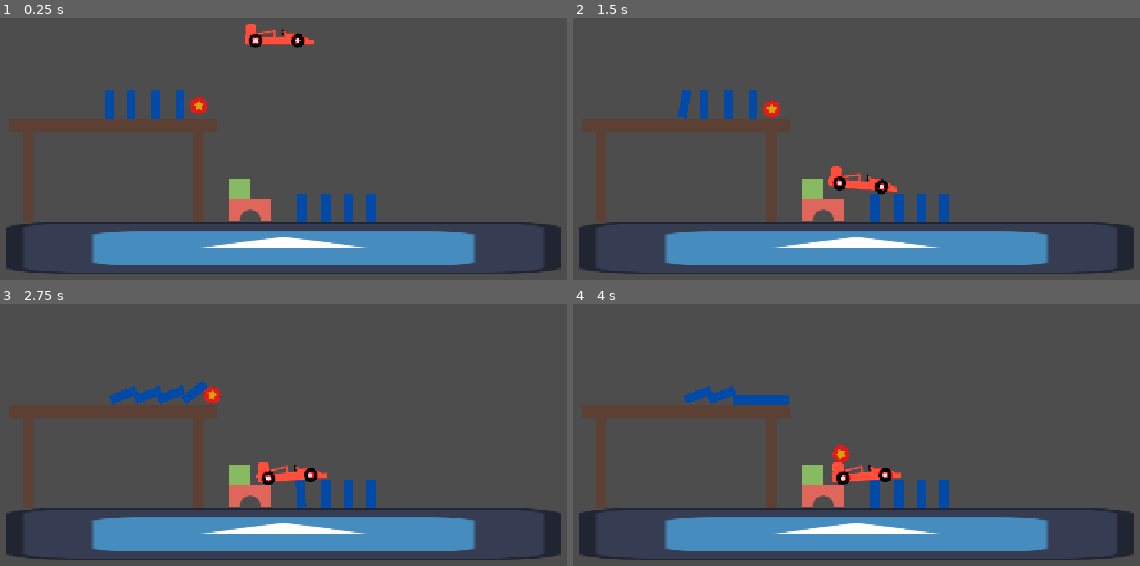
Above: before the commit, frames 1-4 (two rows, left to right).
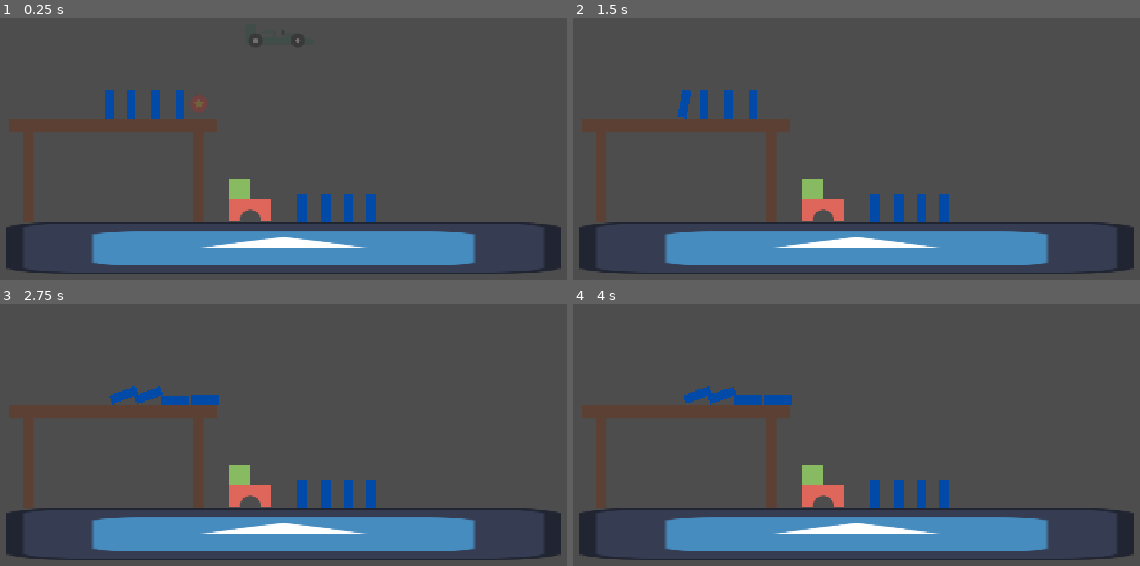
Above: after the commit, the same moments.

Repository: TimTich/toymino
Game: Godot game, scene res://scenes/level1.tscn
The game is run twice, just before and just after one commit, with the same random seed, the same clock (stepped at 60 frames per second) and the same inputs. The engine's default icon, where the game draws it, is replaced by a stand-in: a white triangle on a blue panel in a dark square.
Inputs (mouse positions are in pixels of both pictures, inside the frame that each line leads up to):
- Up to frame 1 (0.25 s): no input
- Up to frame 2 (1.5 s): tap Enter at 0.5 s; move the mouse to (822, 31) at 0.52 s; hold Space (start) 0.53-1.28 s; click (822, 31) at 0.8 s; move the mouse to (697, 83) at 1.27 s; click (697, 83) at 1.35 s
- Up to frame 3 (2.75 s): tap Space (start) at 1.55 s; move the mouse to (outside the picture) at 2.02 s; hold Space (start) from 2.03 s (still down); click (outside the picture) at 2.3 s
- Up to frame 4 (4 s): move the mouse to (816, 437) at 2.77 s; release Space (start) at 2.78 s; click (816, 437) at 2.85 s; tap Space (start) at 3.05 s; move the mouse to (1100, 416) at 3.52 s; hold Space (start) from 3.53 s (still down); click (1100, 416) at 3.8 s

The runs differ from the first frame. In frame 1, 0.8% of the frame differs, in the area x 33-56%, y 2-37%; in frame 2, 0.8%; in frame 3, 1.3%, in the area x 19-58%, y 29-78%; in frame 4, 0.9%.

Commit message:
Seperated concerns a little bit

Diff:
--- a/project.godot
+++ b/project.godot
@@ -27,6 +27,11 @@
 "events": [Object(InputEventKey,"resource_local_to_scene":false,"resource_name":"","device":-1,"window_id":0,"alt_press …(191 unchanged characters)…
 ]
 }
+select={
+"deadzone": 0.2,
+"events": [Object(InputEventMouseButton,"resource_local_to_scene":false,"resource_name":"","device":-1,"window_id":0,"alt_pressed":false,"shift_pressed":false,"ctrl_pressed":false,"meta_pressed":false,"button_mask":1,"position":Vector2(188, 13),"global_position":Vector2(197, 61),"factor":1.0,"button_index":1,"canceled":false,"pressed":true,"double_click":false,"script":null)
+]
+}
 
 [layer_names]
 
--- a/scenes/level1.tscn
+++ b/scenes/level1.tscn
@@ -52,6 +52,7 @@
 [node name="Ball" parent="Level1" unique_id=710849021 instance=ExtResource("5_d3jkd")]
 position = Vector2(452, 384)
 can_sleep = false
+freeze = true
 
 [node name="Domino5" parent="Level1" unique_id=246086847 instance=ExtResource("2_ejswk")]
 position = Vector2(600, 532)
--- /dev/null
+++ b/scenes/toys/ball/ball.gd
@@ -0,0 +1,8 @@
+class_name Ball
+extends Toy
+
+@export var rigidbody: RigidBody2D
+
+func enter_play() -> void:
+	super()
+	rigidbody.freeze = false
--- a/scenes/toys/ball/ball.tscn
+++ b/scenes/toys/ball/ball.tscn
@@ -1,6 +1,9 @@
 [gd_scene format=3 uid="uid://bj4mnvhospm4u"]
 
+[ext_resource type="Script" uid="uid://bs1q6rrjq0w60" path="res://scenes/toys/ball/ball.gd" id="1_eq1l8"]
 [ext_resource type="Texture2D" uid="uid://bahrmehw240qs" path="res://scenes/toys/ball/Bal.png" id="1_vb10y"]
+[ext_resource type="PackedScene" uid="uid://cgjr2ijplhlqk" path="res://scenes/util/grab_area/grab_area.tscn" id="2_wq72s"]
+[ext_resource type="PackedScene" uid="uid://dpslc32nt4ss5" path="res://scenes/util/placement_checker/placement_checker.tscn" id="4_6bc6i"]
 
 [sub_resource type="PhysicsMaterial" id="PhysicsMaterial_ovev1"]
 friction = 0.5
@@ -9,11 +12,44 @@
 [sub_resource type="CircleShape2D" id="CircleShape2D_1os0n"]
 radius = 13.0
 
-[node name="Ball" type="RigidBody2D" unique_id=710849021]
+[sub_resource type="CircleShape2D" id="CircleShape2D_bqc7i"]
+radius = 17.0
+
+[sub_resource type="CircleShape2D" id="CircleShape2D_8nlcp"]
+radius = 13.0
+
+[sub_resource type="CircleShape2D" id="CircleShape2D_lq3gy"]
+radius = 13.038404
+
+[node name="Ball" type="RigidBody2D" unique_id=710849021 node_paths=PackedStringArray("rigidbody")]
+collision_mask = 3
 physics_material_override = SubResource("PhysicsMaterial_ovev1")
+script = ExtResource("1_eq1l8")
+rigidbody = NodePath(".")
 
 [node name="Sprite2D" type="Sprite2D" parent="." unique_id=351957701]
 texture = ExtResource("1_vb10y")
 
 [node name="CollisionShape2D" type="CollisionShape2D" parent="." unique_id=849760672]
 shape = SubResource("CircleShape2D_1os0n")
+disabled = true
+
+[node name="GrabArea" parent="." unique_id=506054645 node_paths=PackedStringArray("target") instance=ExtResource("2_wq72s")]
+target = NodePath("..")
+
+[node name="CollisionShape2D" type="CollisionShape2D" parent="GrabArea" unique_id=1564107420]
+shape = SubResource("CircleShape2D_bqc7i")
+debug_color = Color(0.9906376, 0, 0.28160325, 0.41960785)
+
+[node name="PlacementChecker" parent="." unique_id=1327250746 instance=ExtResource("4_6bc6i")]
+collision_mask = 1
+isReverse = true
+
+[node name="CollisionShape2D" type="CollisionShape2D" parent="PlacementChecker" unique_id=1213843861]
+shape = SubResource("CircleShape2D_8nlcp")
+
+[node name="PlacementChecker2" parent="." unique_id=692995623 instance=ExtResource("4_6bc6i")]
+
+[node name="CollisionShape2D" type="CollisionShape2D" parent="PlacementChecker2" unique_id=1206909898]
+position = Vector2(0, 2)
+shape = SubResource("CircleShape2D_lq3gy")
--- a/scenes/toys/car/car.gd
+++ b/scenes/toys/car/car.gd
@@ -1,86 +1,23 @@
 class_name Car
-extends RigidBody2D
+extends Toy
 
 @export var speed := 100.00
 var isActivated := false
 
-var default_layer: int
-var default_mask: int
-var isInPlay := false
-var isHeld := false
+@export var rigidbody: RigidBody2D
 
-@export var colliders: Array[CollisionShape2D]
 @onready var detection_area: Area2D = %DetectionArea
-@export var placementCheckers: Array[PlacementChecker]
-var isLegal := false
-var gravity = ProjectSettings.get_setting("physics/2d/default_gravity")
 
-func _ready() -> void:
-	default_layer = collision_layer
-	default_mask = collision_mask
-	check_legality()
-	handle_legality()
-
-func enter_play():
-	isInPlay = true
-	for collider in colliders:
-		collider.disabled = false
-	detection_area.monitoring = false
-	freeze = false
+func enter_play() -> void:
+	super()
+	for checker in placementCheckers:
+		checker.monitoring = false
+	detection_area.monitoring = true
+	rigidbody.freeze = false
 
 func _physics_process(_delta: float) -> void:
-	if isHeld and Input.is_mouse_button_pressed(MOUSE_BUTTON_LEFT):
-		global_position = get_global_mouse_position()
-	else:
-		release_toy()
+	if isActivated:
+		rigidbody.apply_force(Vector2(speed, 0))
 
-	if isActivated:
-		apply_force(Vector2(speed, 0))
-
-func _on_detection_area_body_entered(body: Node2D) -> void:
-	if body is Domino:
-		print(str(body))
-		isActivated = true
-
-func release_toy() -> void:
-	isHeld = false
-	collision_layer = default_layer
-	collision_mask = default_mask
-
-func hold_toy() -> void:
-	isHeld = true
-	collision_layer = 0
-	collision_mask = 0
-
-func check_legality() -> void:
-	for placementChecker in placementCheckers:
-		if not placementChecker.isLegal:
-			isLegal = false
-			return
-	isLegal = true
-
-func handle_legality() -> void:
-	if isLegal:
-		self.modulate.r = 0
-	else:
-		self.modulate.r = 255
-
-func _on_placement_checker_state_changed() -> void:
-	if not isInPlay:
-		check_legality()
-		handle_legality()
-
-func _input(event: InputEvent) -> void:
-	if event.is_action_pressed("start"):
-		enter_play()
-	if event is InputEventMouseButton and not isInPlay:
-		if event.is_released():
-			check_legality()
-			handle_legality()
-
-
-func _input_event(_viewport: Viewport, event: InputEvent, _shape_idx: int) -> void:
-	if event is InputEventMouseButton:
-		if event.button_index == MOUSE_BUTTON_LEFT:
-			if event.pressed and not isInPlay:
-				hold_toy()
+func _on_detection_area_body_entered(_body: Node2D) -> void:
+	isActivated = true
--- a/scenes/toys/car/car.tscn
+++ b/scenes/toys/car/car.tscn
@@ -3,6 +3,7 @@
 [ext_resource type="Texture2D" uid="uid://l0vvtv2o5l0j" path="res://scenes/toys/car/Raceauto.png" id="1_osa16"]
 [ext_resource type="Script" uid="uid://77fq6e6fim8m" path="res://scenes/toys/car/car.gd" id="1_p4ltx"]
 [ext_resource type="PackedScene" uid="uid://dpslc32nt4ss5" path="res://scenes/util/placement_checker/placement_checker.tscn" id="3_pglbh"]
+[ext_resource type="PackedScene" uid="uid://cgjr2ijplhlqk" path="res://scenes/util/grab_area/grab_area.tscn" id="4_a78gx"]
 
 [sub_resource type="PhysicsMaterial" id="PhysicsMaterial_p4ltx"]
 friction = 0.0
@@ -27,17 +28,18 @@
 size = Vector2(20, 5)
 
 [sub_resource type="RectangleShape2D" id="RectangleShape2D_8nlcp"]
-size = Vector2(100, 30)
+size = Vector2(119, 39)
 
-[node name="Car" type="RigidBody2D" unique_id=1546457409 node_paths=PackedStringArray("colliders", "placementCheckers")]
+[sub_resource type="RectangleShape2D" id="RectangleShape2D_gloqp"]
+size = Vector2(108, 39)
+
+[node name="Car" type="RigidBody2D" unique_id=1546457409 node_paths=PackedStringArray("rigidbody")]
 collision_mask = 3
-input_pickable = true
 physics_material_override = SubResource("PhysicsMaterial_p4ltx")
 can_sleep = false
 freeze = true
 script = ExtResource("1_p4ltx")
-colliders = [NodePath("SpoilerCollider"), NodePath("BackTireCollider"), NodePath("FrontTireCollider"), NodePath("BodyCollider")]
-placementCheckers = [NodePath("LeftPlacementChecker"), NodePath("RightPlacementChecker"), NodePath("PlacementChecker")]
+rigidbody = NodePath(".")
 
 [node name="Sprite2D" type="Sprite2D" parent="." unique_id=926077010]
 texture = ExtResource("1_osa16")
@@ -45,22 +47,28 @@
 [node name="SpoilerCollider" type="CollisionShape2D" parent="." unique_id=269414400]
 position = Vector2(-40, -9)
 shape = SubResource("RectangleShape2D_1os0n")
+disabled = true
 
 [node name="BackTireCollider" type="CollisionShape2D" parent="." unique_id=1212192066]
 position = Vector2(-33, 6)
 shape = SubResource("CircleShape2D_1os0n")
+disabled = true
 
 [node name="FrontTireCollider" type="CollisionShape2D" parent="." unique_id=1045817574]
 position = Vector2(27, 6)
 shape = SubResource("CircleShape2D_1os0n")
+disabled = true
 
 [node name="BodyCollider" type="CollisionShape2D" parent="." unique_id=1275804152]
 position = Vector2(0, 5)
 shape = SubResource("RectangleShape2D_bqc7i")
+disabled = true
 
 [node name="DetectionArea" type="Area2D" parent="." unique_id=1226698287]
 unique_name_in_owner = true
 position = Vector2(-1, -6)
+collision_layer = 0
+collision_mask = 2
 input_pickable = false
 monitoring = false
 
@@ -86,9 +94,15 @@
 isReverse = true
 
 [node name="CollisionShape2D" type="CollisionShape2D" parent="PlacementChecker" unique_id=437414683]
-position = Vector2(0, -3)
+position = Vector2(-0.5, -7.5)
 shape = SubResource("RectangleShape2D_8nlcp")
 
+[node name="GrabArea" parent="." unique_id=506054645 node_paths=PackedStringArray("target") instance=ExtResource("4_a78gx")]
+target = NodePath("..")
+
+[node name="CollisionShape2D" type="CollisionShape2D" parent="GrabArea" unique_id=216259263]
+position = Vector2(1, -0.5)
+shape = SubResource("RectangleShape2D_gloqp")
+debug_color = Color(0.430468, 0, 0.106185265, 0.41960785)
+
 [connection signal="body_entered" from="DetectionArea" to="." method="_on_detection_area_body_entered"]
-[connection signal="stateChanged" from="LeftPlacementChecker" to="." method="_on_placement_checker_state_changed"]
-[connection signal="stateChanged" from="PlacementChecker" to="." method="_on_placement_checker_state_changed"]
--- /dev/null
+++ b/scenes/toys/car/grab_area.gd
@@ -0,0 +1,36 @@
+class_name GrabArea
+extends Area2D
+
+@export var target: Toy
+var default_layer: int
+var default_mask: int
+
+var isGrabbing := false
+
+func _ready() -> void:
+	target.entered_play.connect(disable)
+	default_layer = target.collision_layer
+	default_mask = target.collision_mask
+
+func disable() -> void:
+	self.call_deferred("queue_free")
+
+func _on_input_event(_viewport: Node, event: InputEvent, _shape_idx: int) -> void:
+	if event.is_action_pressed("select"):
+		grab()
+	if event.is_action_released("select"):
+		release()
+
+func _physics_process(_delta: float) -> void:
+	if isGrabbing:
+		target.global_position = get_global_mouse_position()
+
+func grab() -> void:
+	isGrabbing = true
+	target.collision_layer = 0
+	target.light_mask = 0
+
+func release() -> void:
+	isGrabbing = false
+	target.collision_layer = default_layer
+	target.collision_mask = collision_mask
--- a/scenes/toys/domino/domino.gd
+++ b/scenes/toys/domino/domino.gd
@@ -19,5 +19,4 @@
 func check_fall_state() -> void:
 	if abs(rotation_degrees) > fallThreshold:
 		isFallen = true
-		print_debug(str(self) + " has fallen.")
 		check_fall_state_timer.queue_free()
--- a/scenes/toys/domino/domino.tscn
+++ b/scenes/toys/domino/domino.tscn
@@ -11,6 +11,7 @@
 
 [node name="Domino" type="RigidBody2D" unique_id=1991590098]
 collision_layer = 3
+collision_mask = 7
 physics_material_override = SubResource("PhysicsMaterial_pay6r")
 can_sleep = false
 max_contacts_reported = 3
--- /dev/null
+++ b/scenes/toys/toy.gd
@@ -0,0 +1,49 @@
+class_name Toy
+extends PhysicsBody2D
+
+var placementCheckers: Array[PlacementChecker] = []
+
+var isInPlay := false
+signal entered_play
+
+var isLegal := false
+
+func _ready() -> void:
+	for child in get_children():
+		if child is PlacementChecker:
+			placementCheckers.append(child)
+			child.stateChanged.connect(_on_placement_checker_state_changed)
+	check_legality()
+	handle_legality()
+
+func enter_play() -> void:
+	isInPlay = true
+	for child in get_children():
+		if child is CollisionShape2D:
+			child.disabled = false
+	entered_play.emit()
+
+func _input(event: InputEvent) -> void:
+	if event.is_action("start"):
+		if isLegal:
+			enter_play()
+		else:
+			call_deferred("queue_free")
+
+func check_legality() -> void:
+	for placementChecker in placementCheckers:
+		if not placementChecker.isLegal:
+			isLegal = false
+			return
+	isLegal = true
+
+func handle_legality() -> void:
+	if isLegal:
+		self.modulate.a = 1
+	else:
+		self.modulate.a = .25
+
+func _on_placement_checker_state_changed() -> void:
+	if not isInPlay:
+		check_legality()
+		handle_legality()
--- /dev/null
+++ b/scenes/util/grab_area/grab_area.tscn
@@ -0,0 +1,8 @@
+[gd_scene format=3 uid="uid://cgjr2ijplhlqk"]
+
+[ext_resource type="Script" uid="uid://dsiccjwhyij3j" path="res://scenes/toys/car/grab_area.gd" id="1_wha2d"]
+
+[node name="GrabArea" type="Area2D" unique_id=506054645]
+script = ExtResource("1_wha2d")
+
+[connection signal="input_event" from="." to="." method="_on_input_event"]
--- a/scenes/util/placement_checker/placement_checker.gd
+++ b/scenes/util/placement_checker/placement_checker.gd
@@ -24,6 +24,4 @@
 	stateChanged.emit()
 
 func check_legality() -> void:
-	if isReverse:
-		print(containingBodies)
 	isLegal = containingBodies.is_empty() if isReverse else not containingBodies.is_empty()
Not shown, added: scenes/toys/ball/ball.gd.uid
Not shown, added: scenes/toys/car/grab_area.gd.uid
Not shown, added: scenes/toys/toy.gd.uid
